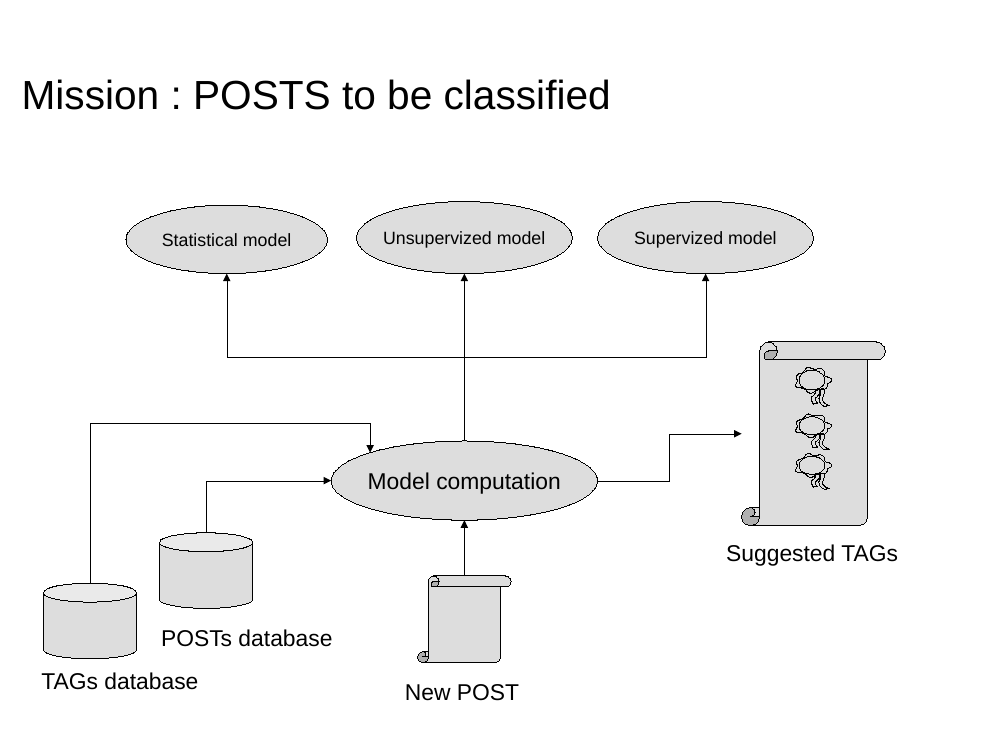
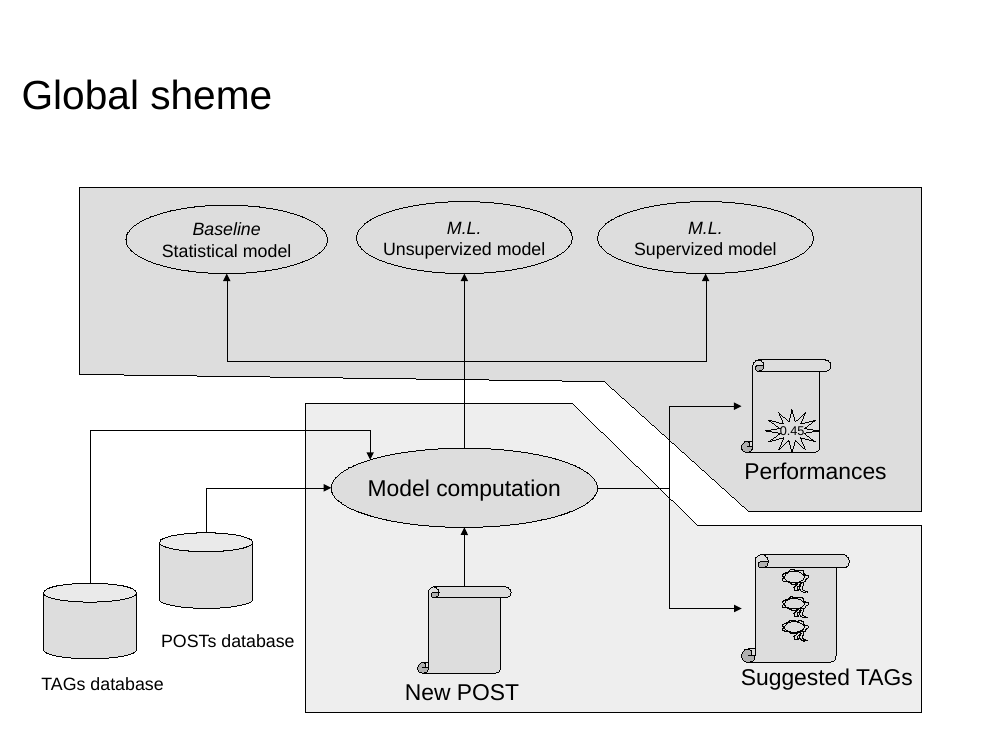
Before and after one commit to dataforcast/OC_Datascientist, a slide deck: slide 3 of P6/report/Openclassrooms_ParcoursDatascientist_P6-V1.odp (slide 2 before the commit). Drawn at 1008x756 pixels with LibreOffice and Linux fonts; fonts in the diff are those of the drawing; background and template pictures are left out. Boxes give left, top, right and bottom in pixels: in the first picture for what was removed or moved away, otherwise in the second. Text is boxed around its words. In the diff, an @@ line names an element or a change of style, - is before the commit and + after.

```diff
--- a/P6/report/Openclassrooms_ParcoursDatascientist_P6-V1.odp
+++ b/P6/report/Openclassrooms_ParcoursDatascientist_P6-V1.odp
@@ title at <box>22,79,272,110</box>: text changed @@
-Mission : POSTS to be classified
+Global sheme
@@ freeform shape added at <box>80,188,922,511</box>, fill #DDDDDD, outline #000000 0 pt @@
@@ text in ellipse at <box>193,222,261,235</box>: paragraph added @@
+Baseline
@@ text in ellipse at <box>447,221,482,234</box>: paragraph added @@
+M.L.
@@ text in ellipse at <box>688,221,723,234</box>: paragraph added @@
+M.L.
@@ elbow arrow moved from (465, 441) - (227, 273) to (465, 448) - (227, 273) @@
@@ elbow arrow moved from (465, 441) - (706, 273) to (465, 448) - (706, 273) @@
@@ elbow arrow moved from (465, 441) - (465, 273) to (465, 448) - (465, 273) @@
@@ vertical scroll: place and size @@
-vertical scroll at <box>742,342,885,526</box>
+vertical scroll at <box>742,360,831,453</box>
@@ freeform shape removed at <box>796,368,831,407</box> @@
@@ freeform shape added at <box>306,403,922,713</box>, fill #EEEEEE, outline #000000 0 pt @@
@@ elbow arrow moved from (598, 481) - (742, 434) to (598, 488) - (742, 406) @@
@@ freeform shape added at <box>766,410,820,453</box>, fill #DDDDDD, outline #000000 0 pt, 10 pt, text #000000 @@
+0.45
@@ freeform shape removed at <box>796,414,831,450</box> @@
@@ elbow arrow moved from (90, 584) - (370, 453) to (90, 584) - (370, 460) @@
@@ ellipse "Model computation": place and size @@
-ellipse "Model computation" at <box>331,441,597,520</box>
+ellipse "Model computation" at <box>331,448,597,528</box>
@@ text added at <box>744,462,886,480</box>, 18 pt, text #000000 @@
+Performances
@@ elbow arrow moved from (206, 533) - (331, 481) to (206, 533) - (331, 488) @@
@@ elbow arrow added from (598, 488) to (742, 608), #000000 0 pt @@
@@ elbow arrow moved from (465, 576) - (465, 520) to (465, 587) - (465, 528) @@
@@ vertical scroll added at <box>742,554,850,662</box>, fill #DDDDDD, outline #000000 0 pt @@
@@ vertical scroll: place and size @@
-vertical scroll at <box>418,576,511,662</box>
+vertical scroll at <box>418,587,511,673</box>
@@ freeform shape: place and size @@
-freeform shape at <box>796,454,831,489</box>
+freeform shape at <box>782,570,810,593</box>
@@ freeform shape added at <box>782,597,810,618</box>, fill #DDDDDD, outline #000000 0 pt @@
@@ text "POSTs database" at <box>161,634,294,647</box>: size 18 to 14 pt @@
@@ freeform shape added at <box>782,620,810,641</box>, fill #DDDDDD, outline #000000 0 pt @@
@@ text "TAGs database" at <box>41,677,163,690</box>: size 18 to 14 pt @@
@@ text "Suggested TAGs": place and size @@
-text "Suggested TAGs" at <box>726,544,898,566</box>
+text "Suggested TAGs" at <box>741,668,913,690</box>
```
Also in this commit, not shown: 8 other slides changed, 2 slides added, 4 other files.
